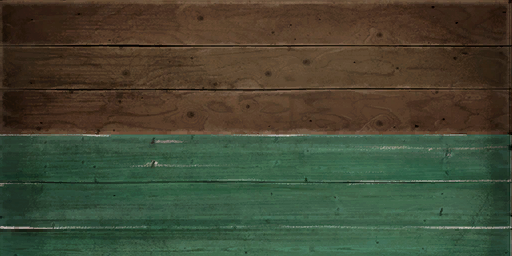
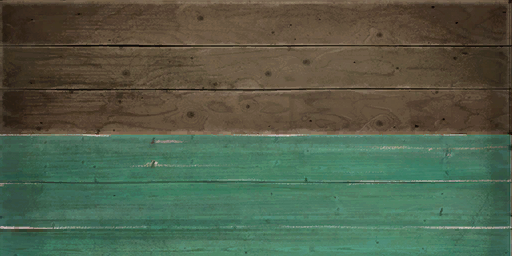
Layers edited between the first and the second 512 × 256 image:
renamed "Diffuse" to "diffuse", hid it over box(0, 0, 512, 256)
added group "diffuse (building)" with 2 layers over box(0, 0, 512, 256)
added layer "wood_1" in group "diffuse (building)" over box(0, 0, 512, 134)
added layer "wood_2" in group "diffuse (building)" over box(0, 134, 512, 256)
